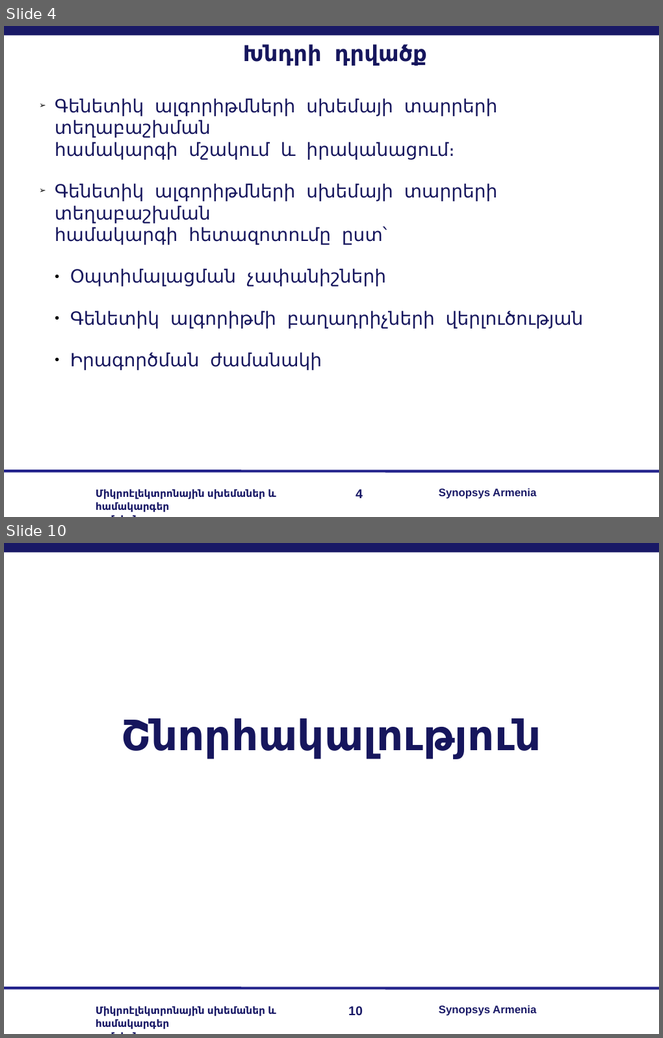
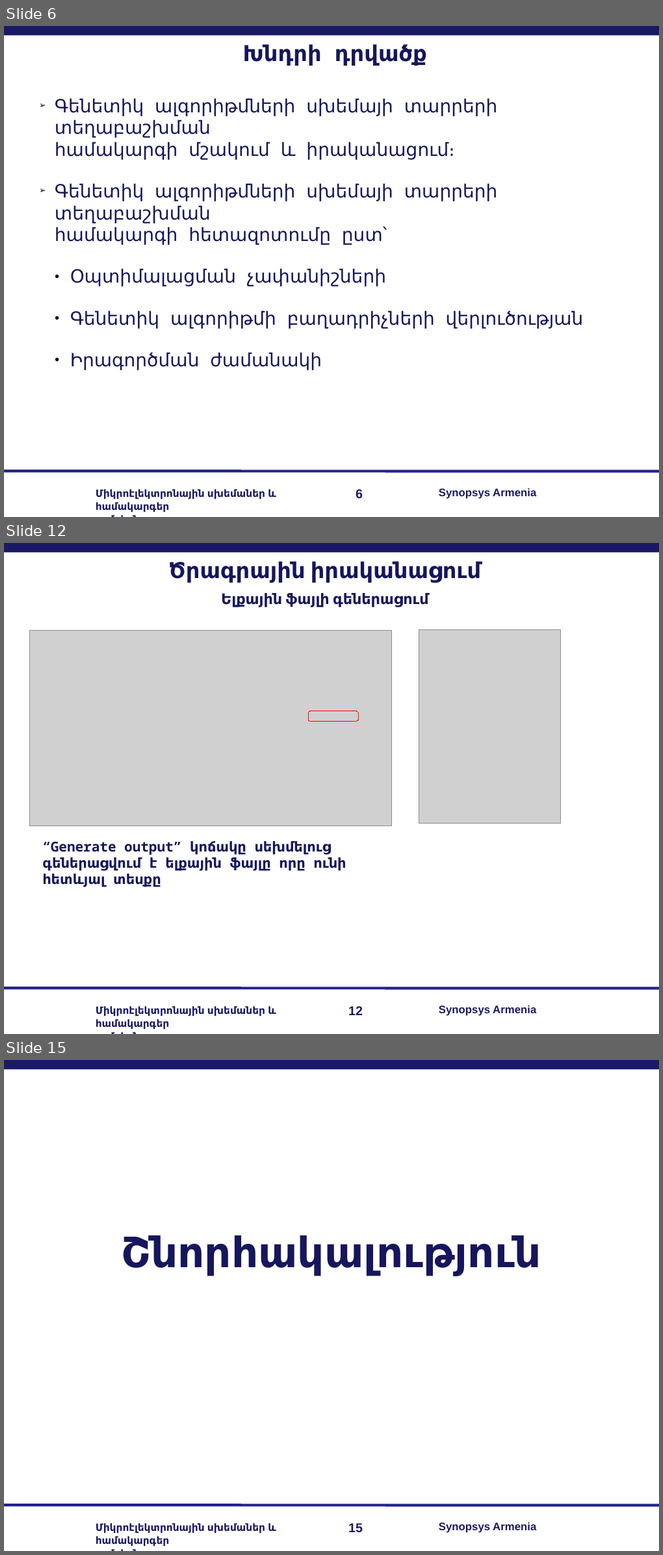
Before and after one commit to lomikist/diploma, a slide deck: reserches/հիմնական/Arman Sargsyan.odp. Shown one above the other, each under a label of ours: slides 4 and 10 before the commit, slides 6, 12 and 15 after it; the slides between them are not shown. The pictures are 663x1038 and 663x1555 pixels, drawn with LibreOffice and Linux fonts; fonts in the diff are those of the drawing; grey boxes stand for pictures; background and template pictures are left out. Boxes give left, top, right and bottom in pixels: in the first picture for what was removed or moved away, otherwise in the second. Text is boxed around its words. In the diff, an @@ line names an element or a change of style, - is before the commit and + after.

Commit message:
slide + output file generation(TODO)

```diff
--- a/reserches/հիմնական/Arman Sargsyan.odp
+++ b/reserches/հիմնական/Arman Sargsyan.odp
@@ slide 12 added at (4,543,659,1034), background #FFFFFF; not listed: 5 template elements that a slide beside it also shows @@
@@ text added at (168,561,481,583), 24 pt, text #16165D, bold @@
+Ծրագրային իրականացում
@@ text added at (221,593,429,607), 16 pt, text #16165D, bold @@
+Ելքային ֆայլի գեներացում
@@ picture added at (29,631,391,826) @@
@@ picture added at (419,629,561,823) @@
@@ rounded rectangle added at (308,711,358,721), outline #FF0000 0 pt @@
@@ text added at (42,841,346,887), 15 pt, text #16165D, bold @@
+“Generate output” կոճակը սեխմելուց գեներացվում է ելքային ֆայլը որը ունի հետևյալ տեսքը
@@ what was slide 4 is now slide 6 @@
@@ page number at (356,489,363,499): text changed @@
-4
+6
@@ what was slide 10 is now slide 15 @@
@@ page number at (348,1523,363,1533): text changed @@
-10
+15
```
Also in this commit, not shown: 3 slides changed, 8 other slides added, 4 slides removed, 10 other files.
